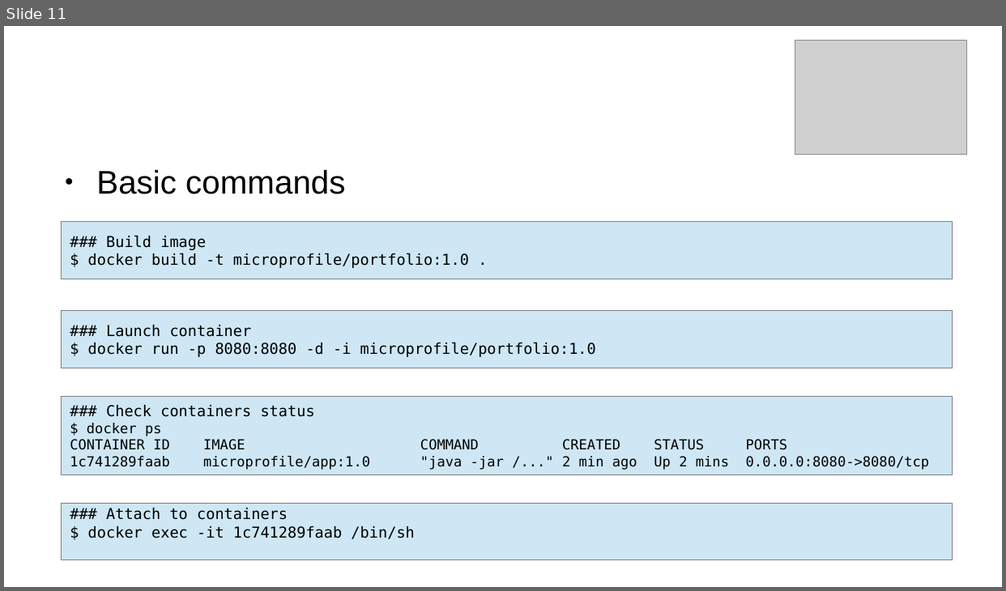
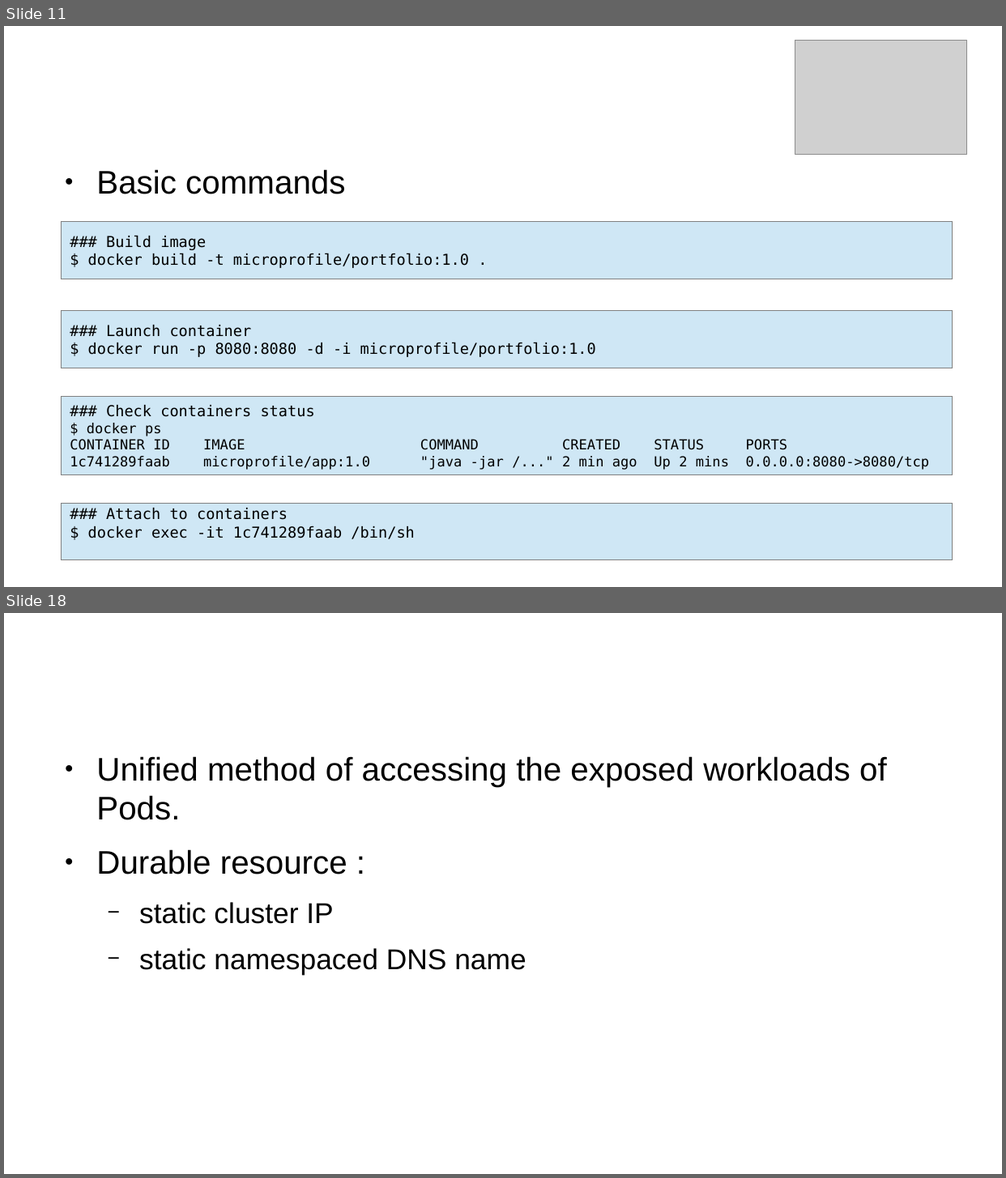
Before and after one commit to BaptisteMeynier/Kubernetes-Presentation, a slide deck: doc/presentationKube.odp. Shown one above the other, each under a label of ours: slide 11 before the commit, slides 11 and 18 after it; the slides between them are not shown. The pictures are 1006x591 and 1006x1178 pixels, drawn with LibreOffice and Linux fonts; fonts in the diff are those of the drawing; grey boxes stand for pictures; background and template pictures are left out. Boxes give left, top, right and bottom in pixels: in the first picture for what was removed or moved away, otherwise in the second. Text is boxed around its words. In the diff, an @@ line names an element or a change of style, - is before the commit and + after.

```diff
--- a/doc/presentationKube.odp
+++ b/doc/presentationKube.odp
@@ slide 18 added at (4, 613, 1002, 1174), background #FFFFFF @@
@@ title added at (53, 635, 749, 727), 35.7 pt, text #FFFFFF @@
+Services
@@ text added at (96, 756, 887, 974), 26 pt, text #000000 @@
+● Unified method of accessing the exposed workloads of Pods.
+● Durable resource :
+  − static cluster IP
+  − static namespaced DNS name
```
Also in this commit, not shown: 7 other slides added.
